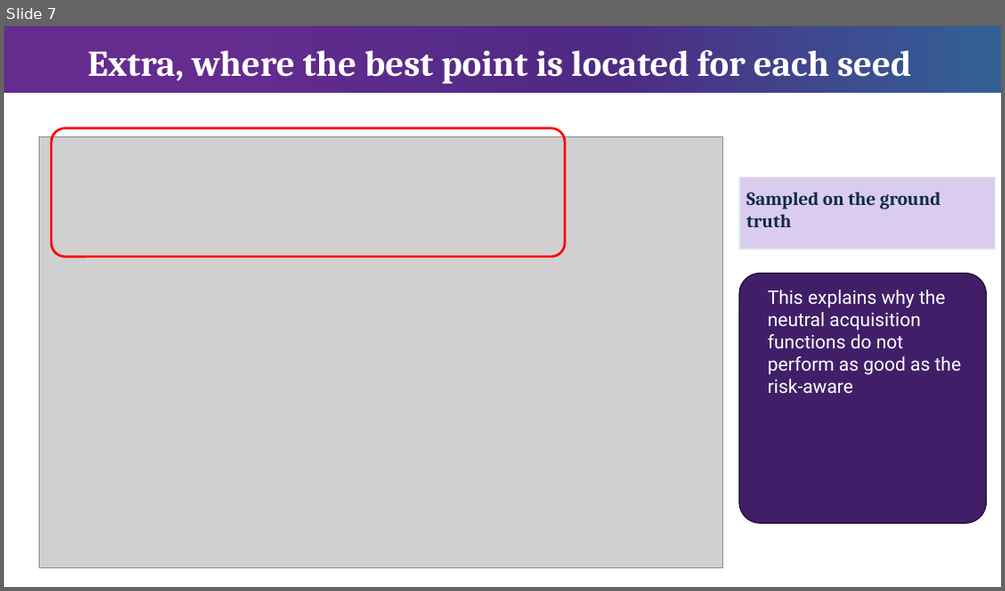
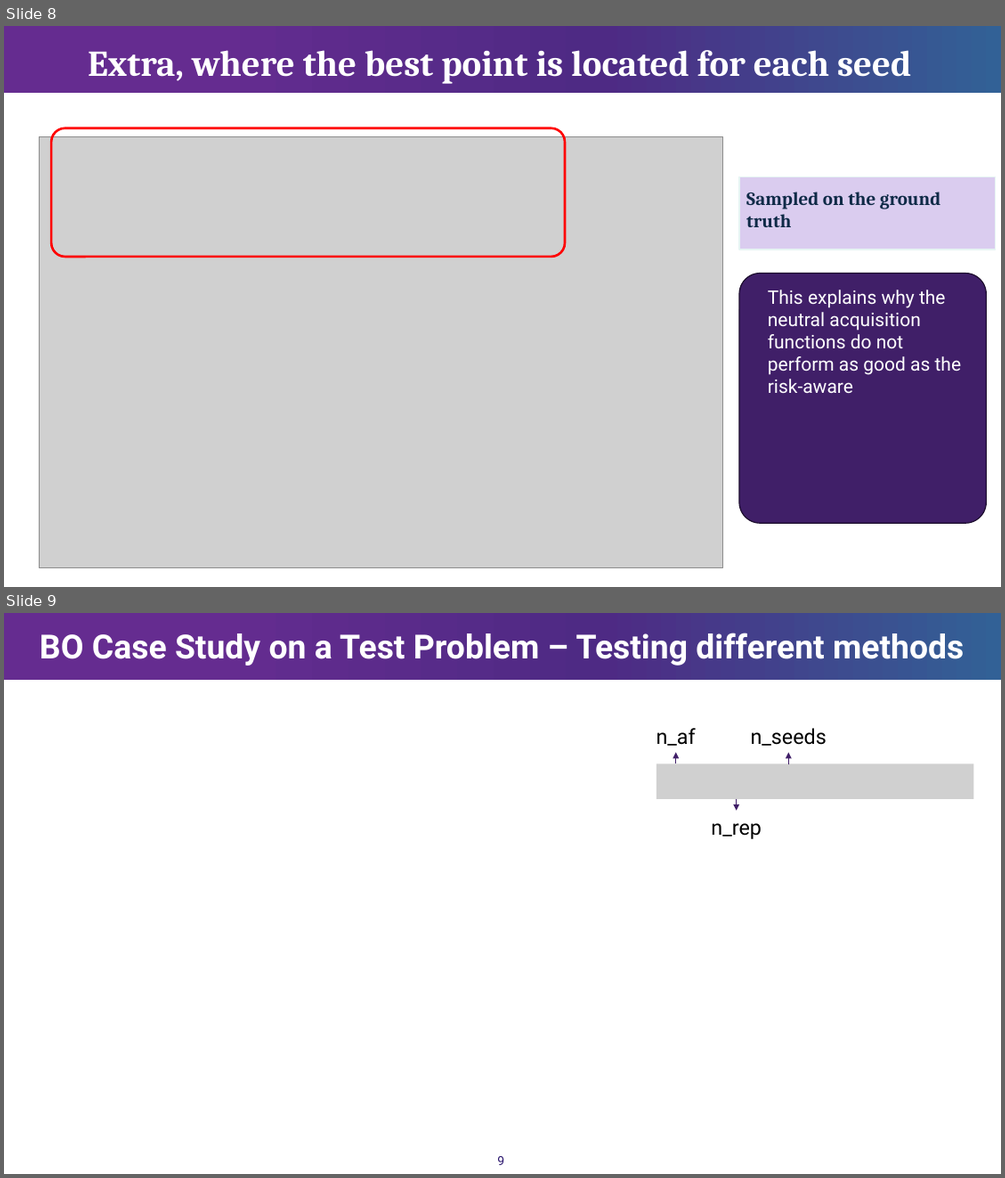
Before and after one commit to Chris1504-fdz/heter_lvgp, a slide deck: Heter_bo.pptx. Shown one above the other, each under a label of ours: slide 7 before the commit, slides 8 and 9 after it. The pictures are 1005x591 and 1005x1178 pixels, drawn with LibreOffice and Linux fonts; fonts in the diff are those of the drawing; grey boxes stand for pictures. Boxes give left, top, right and bottom in pixels: in the first picture for what was removed or moved away, otherwise in the second. Text is boxed around its words. In the diff, an @@ line names an element or a change of style, - is before the commit and + after.

```diff
--- a/Heter_bo.pptx
+++ b/Heter_bo.pptx
@@ slide 9 added at (4,613,1001,1174), background #FFFFFF; not listed: 1 template element that a slide beside it also shows @@
@@ title added at (40,633,963,666), 32 pt, text #FFFFFF, bold @@
+BO Case Study on a Test Problem – Testing different methods
@@ group added at (656,728,974,839): 3 texts, 3 arrows, 1 picture @@
+n_rep
+n_seeds
+n_af
@@ page number added at (497,1156,504,1165), 12 pt, text #2B166E @@
+9
@@ what was slide 7 is now slide 8 @@
```
Also in this commit, not shown: 6 slides changed, 6 other slides added, 4 slides removed, 3 other files.
